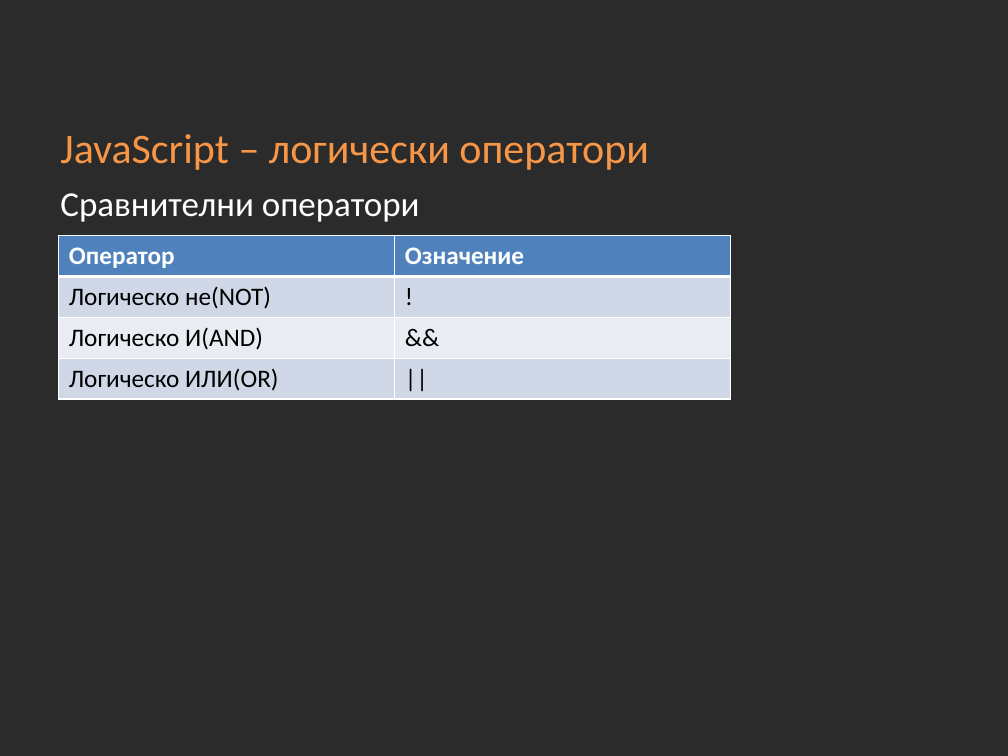
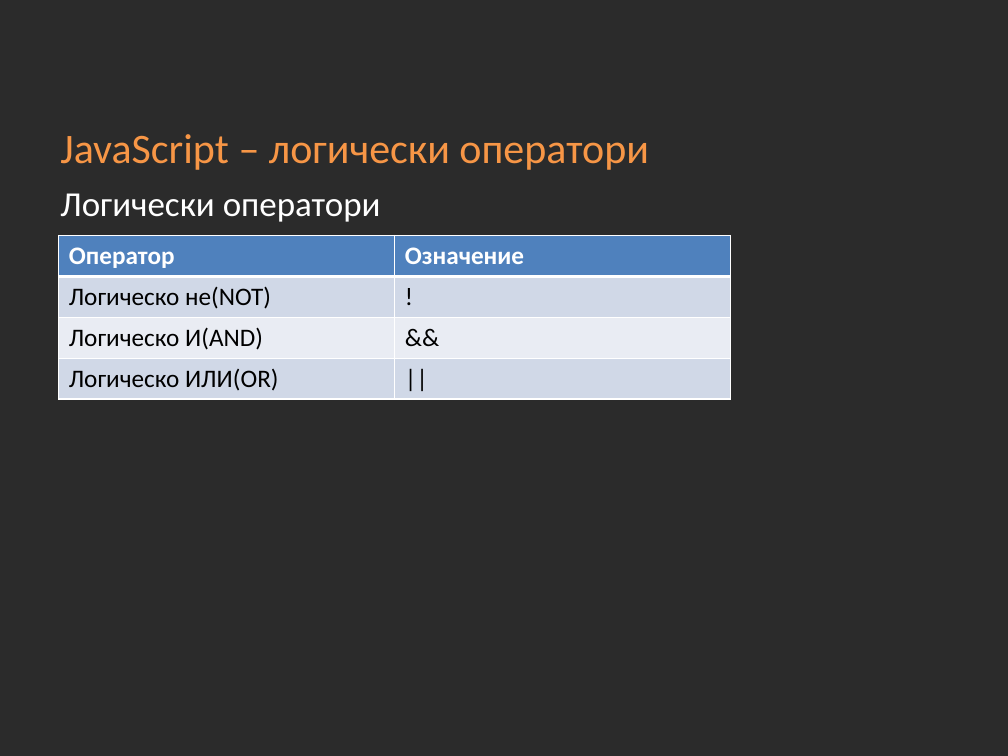
Before and after one commit to Academy-Soft-Intellect/Front-End-Course, a slide deck: slide 34 of 10-JavaScript-Basics.pptx. Drawn at 1008x756 pixels with LibreOffice and Linux fonts; fonts in the diff are those of the drawing; background and template pictures are left out; a plain dark background stands for a picture behind light text. Boxes give left, top, right and bottom in pixels: in the first picture for what was removed or moved away, otherwise in the second. Text is boxed around its words. In the diff, an @@ line names an element or a change of style, - is before the commit and + after.

```diff
--- a/10-JavaScript-Basics.pptx
+++ b/10-JavaScript-Basics.pptx
@@ text at (60,193,381,222): text changed @@
-Сравнителни оператори
+Логически оператори
```
Also in this commit, not shown: 10 other slides changed.
